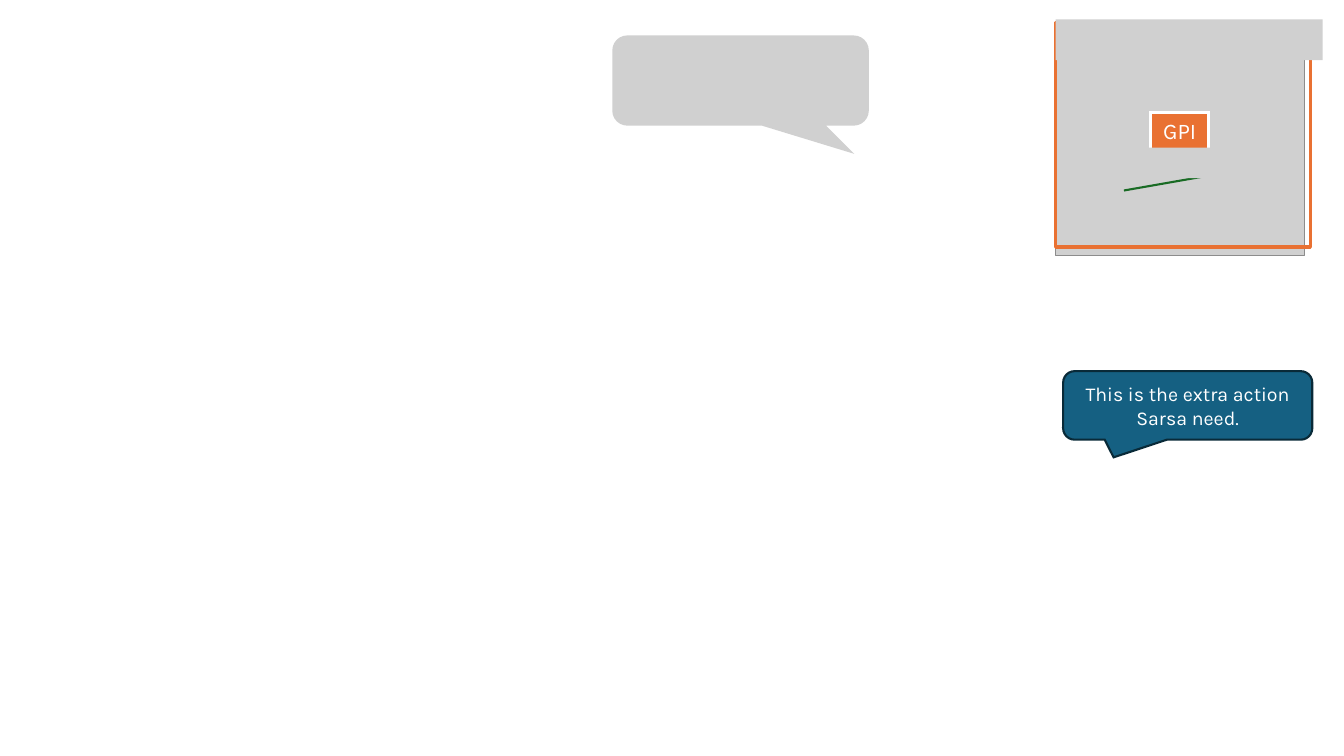
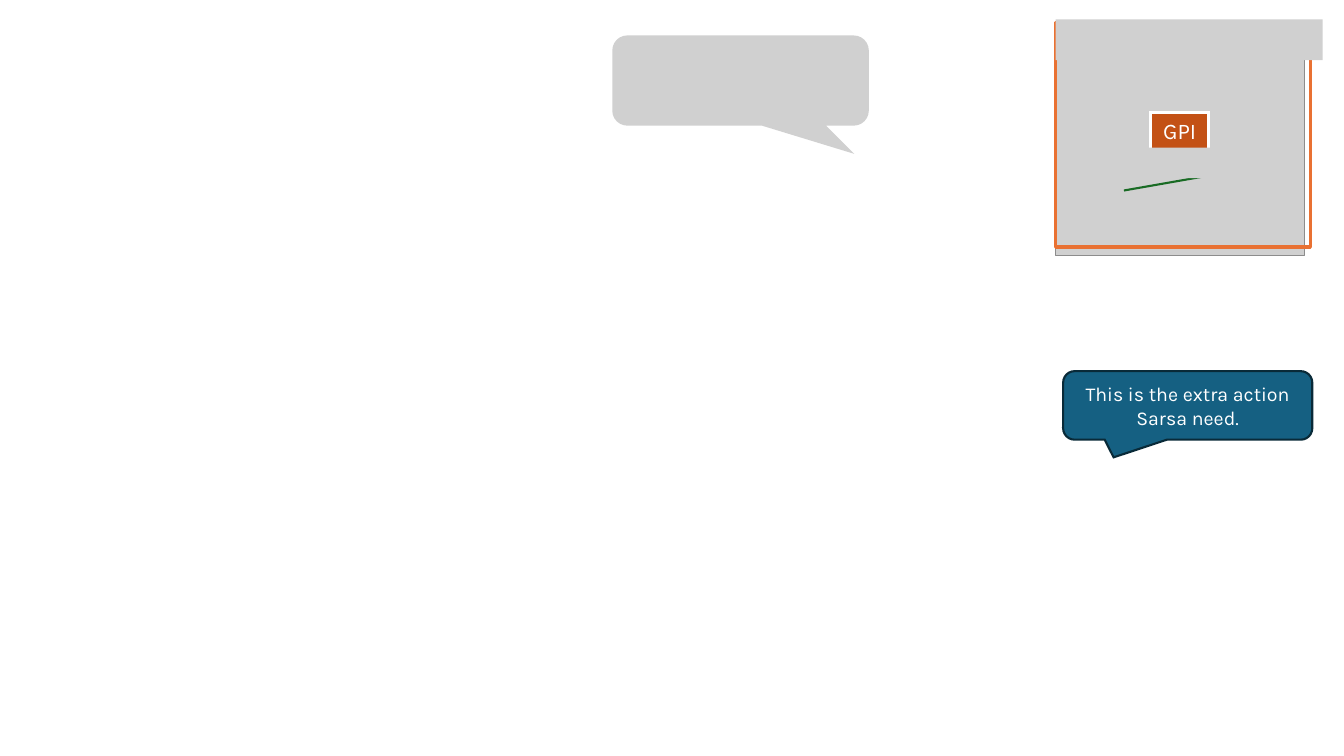
Before and after one commit to mhahsler/Introduction_to_Reinforcement_Learning, a slide deck: slide 12 of slides/Lecture_Chapter07.pptx. Drawn at 1344x756 pixels with LibreOffice and Linux fonts; fonts in the diff are those of the drawing; grey boxes stand for pictures. Boxes give left, top, right and bottom in pixels: in the first picture for what was removed or moved away, otherwise in the second. Text is boxed around its words. In the diff, an @@ line names an element or a change of style, - is before the commit and + after.

```diff
--- a/slides/Lecture_Chapter07.pptx
+++ b/slides/Lecture_Chapter07.pptx
@@ rectangle "GPI" at box(1150, 112, 1209, 149): fill #E97132 to #C35115 @@
```
Also in this commit, not shown: 3 other slides changed, 1 slide added, 2 slides removed, 27 other files.
